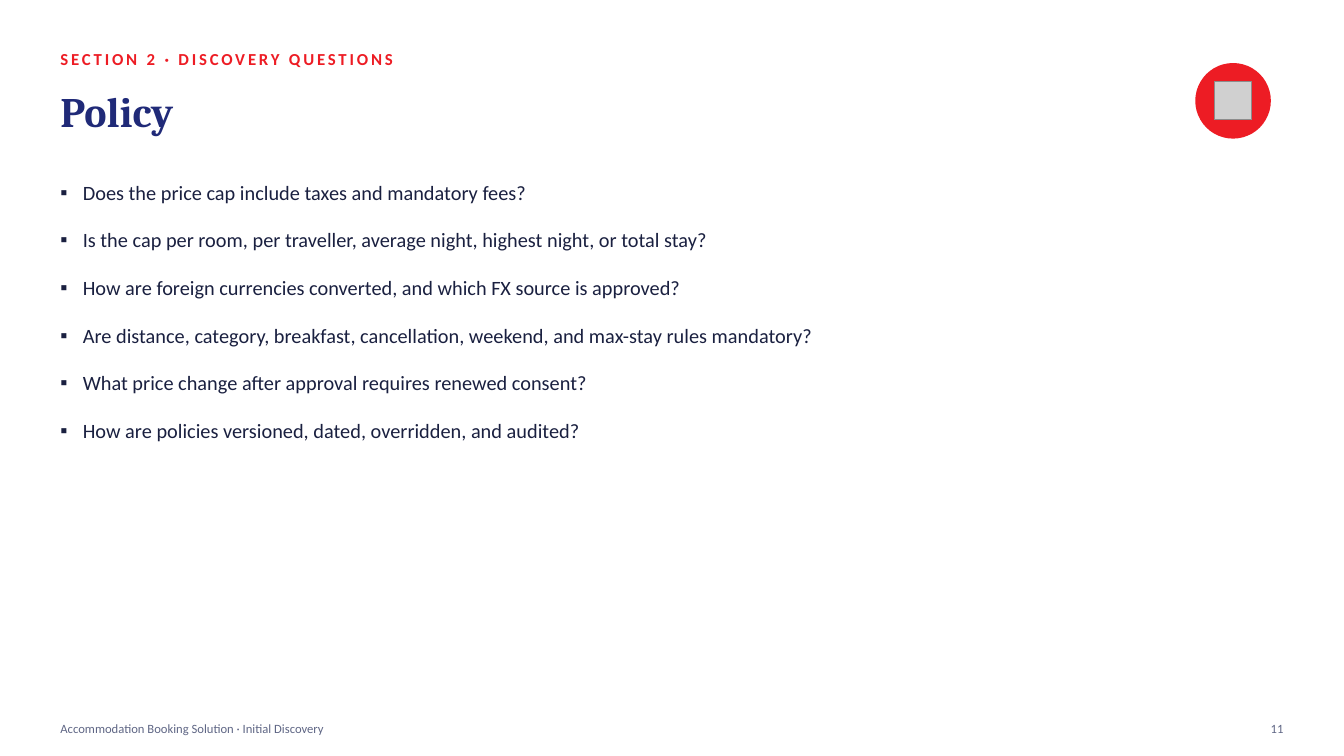
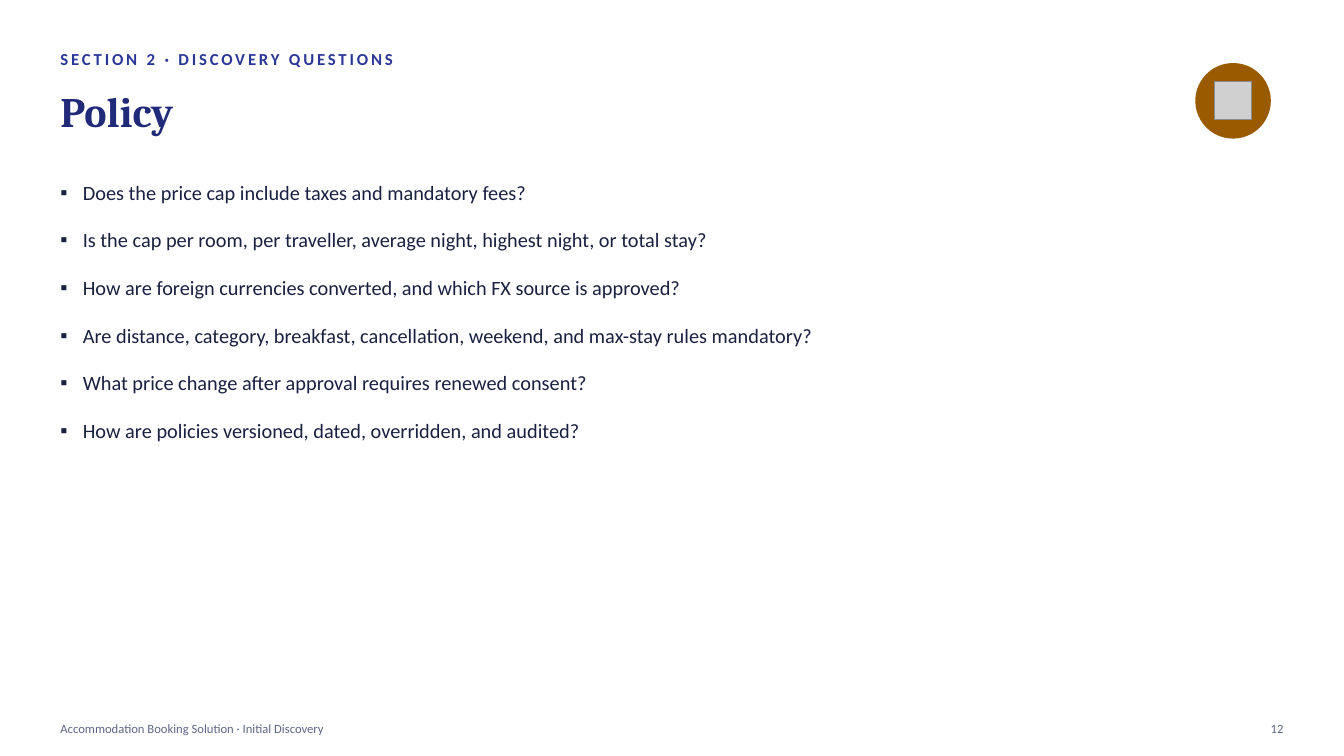
Before and after one commit to mohitkanwar/Accomodation-Booking-Solution, a slide deck: slide 13 of deck/Accommodation-Booking-Solution-Discovery-Presentation.pptx (slide 12 before the commit). Drawn at 1344x756 pixels with LibreOffice and Linux fonts; fonts in the diff are those of the drawing; grey boxes stand for pictures. Boxes give left, top, right and bottom in pixels: in the first picture for what was removed or moved away, otherwise in the second. Text is boxed around its words. In the diff, an @@ line names an element or a change of style, - is before the commit and + after.

```diff
--- a/deck/Accommodation-Booking-Solution-Discovery-Presentation.pptx
+++ b/deck/Accommodation-Booking-Solution-Discovery-Presentation.pptx
@@ text "SECTION 2 · DISCOVERY QUESTIONS" at (60, 54, 393, 67): text colour #ED1C24 to #2B3797 @@
@@ ellipse at (1196, 63, 1271, 138): fill #ED1C24 to #9A5A00 @@
```
Also in this commit, not shown: 30 other slides changed, 1 slide added, 6 other files.
